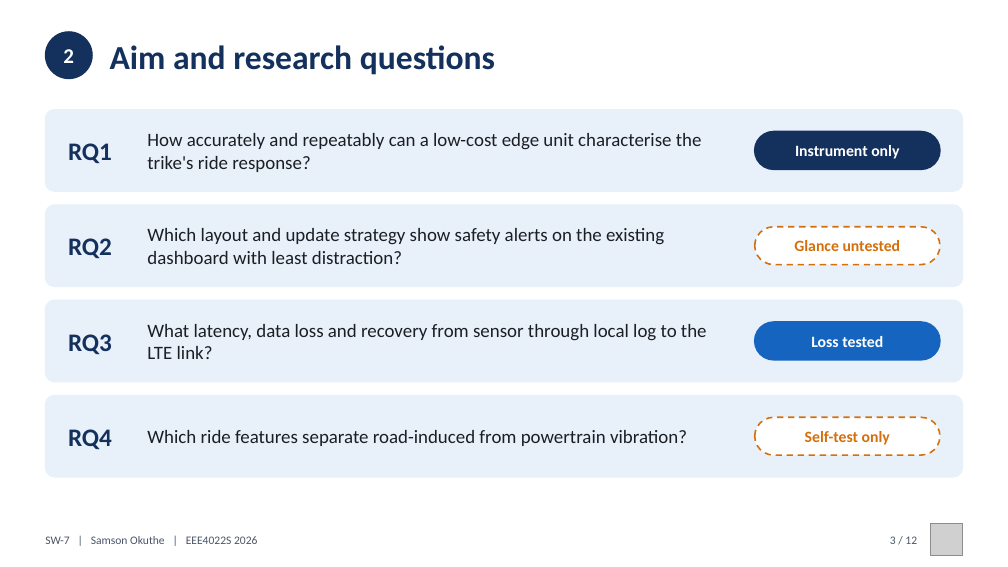
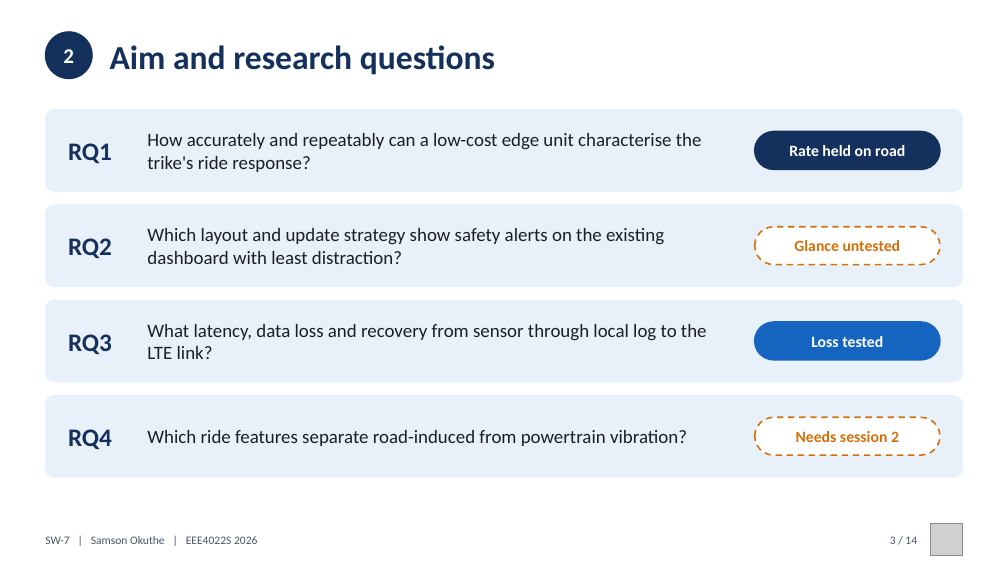
Before and after one commit to 0geder/Tukzie-HPEC-HUD, a slide deck: slide 3 of Presentation/SW7_Final_Presentation.pptx. Drawn at 1008x567 pixels with LibreOffice and Linux fonts; fonts in the diff are those of the drawing; grey boxes stand for pictures. Boxes give left, top, right and bottom in pixels: in the first picture for what was removed or moved away, otherwise in the second. Text is boxed around its words. In the diff, an @@ line names an element or a change of style, - is before the commit and + after.

Commit message:
Deck: results since 11 Oct (two-sided layout, Pi 5 detector, approaching-object warning, enclosures and power, first road session); 14 slides, 1,275 words

```diff
--- a/Presentation/SW7_Final_Presentation.pptx
+++ b/Presentation/SW7_Final_Presentation.pptx
@@ text at [789, 145, 905, 156]: text changed @@
-Instrument only
+Rate held on road
@@ text at [796, 431, 899, 442]: text changed @@
-Self-test only
+Needs session 2
@@ text at [890, 536, 917, 544]: text changed @@
-3 / 12
+3 / 14
```
Also in this commit, not shown: 7 other slides changed, 5 slides added, 3 slides removed, 6 other files.
